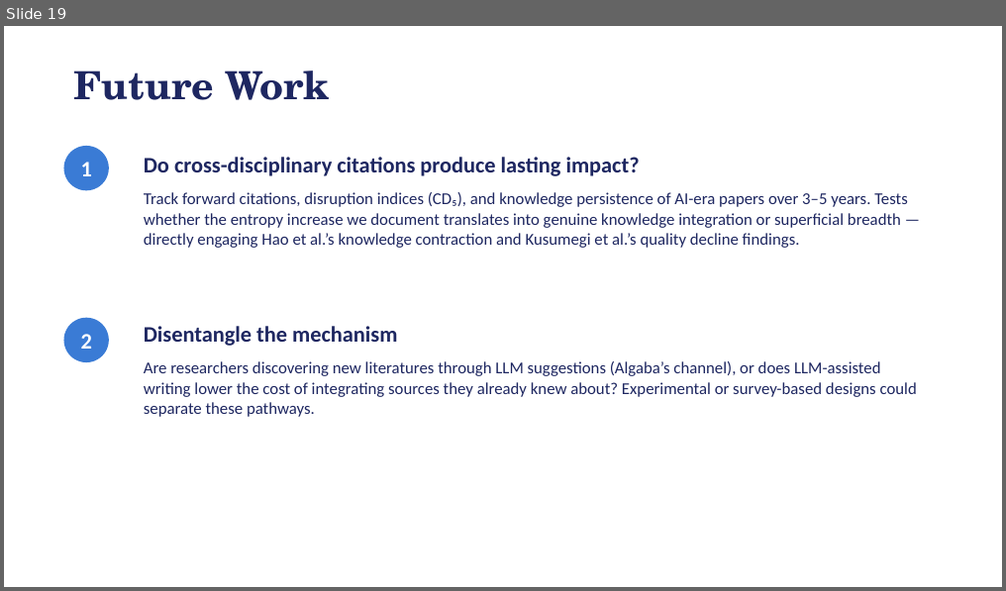
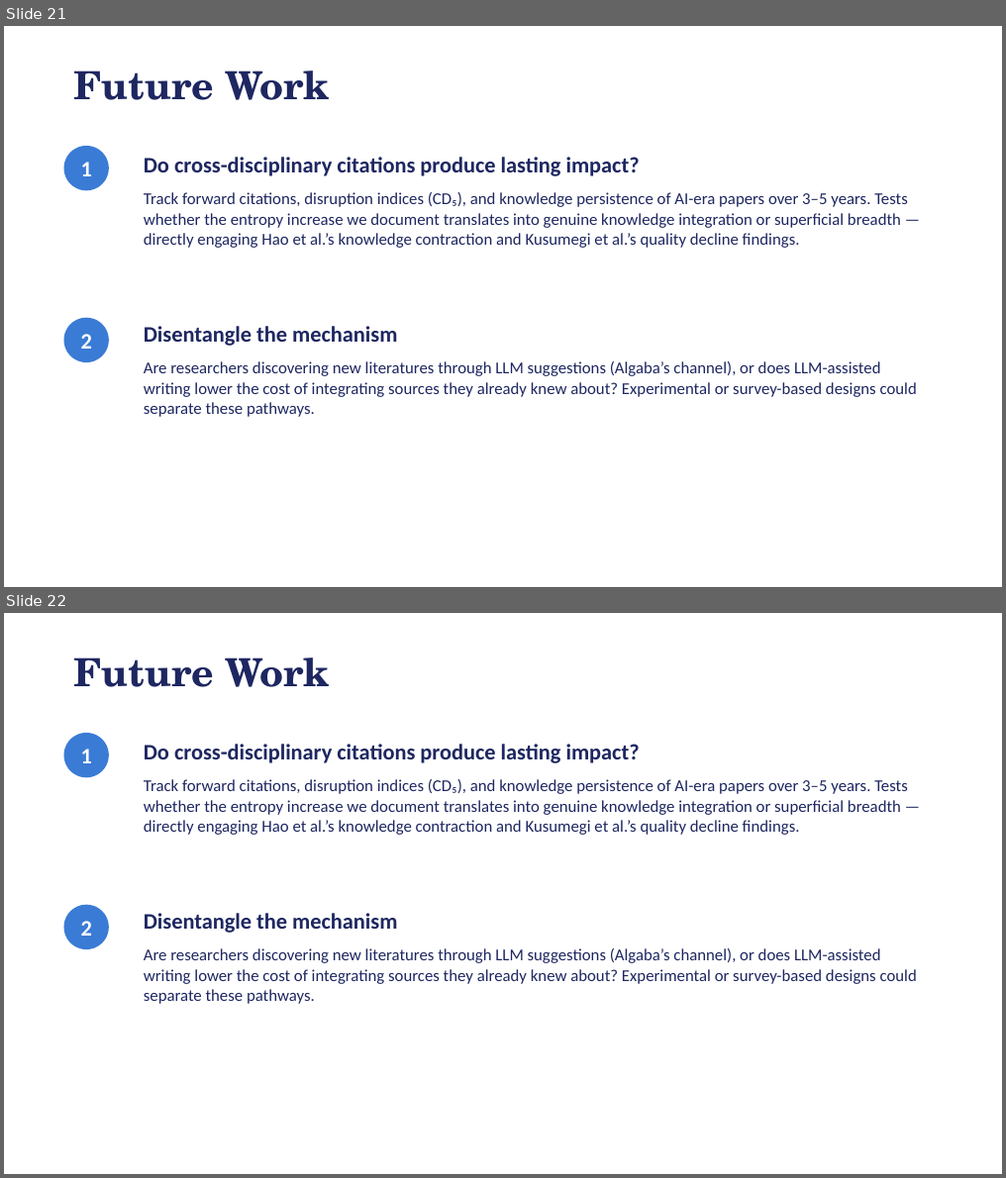
Before and after one commit to bheim/aig_final_project, a slide deck: presentation.pptx. Shown one above the other, each under a label of ours: slide 19 before the commit, slides 21 and 22 after it. The pictures are 1006x591 and 1006x1178 pixels, drawn with LibreOffice and Linux fonts; fonts in the diff are those of the drawing. Boxes give left, top, right and bottom in pixels: in the first picture for what was removed or moved away, otherwise in the second. Text is boxed around its words. In the diff, an @@ line names an element or a change of style, - is before the commit and + after.

```diff
--- a/presentation.pptx
+++ b/presentation.pptx
@@ slide 22 added at [4, 613, 1002, 1174], background #FFFFFF @@
@@ text added at [73, 658, 329, 687], 28 pt, text #1E2761, bold @@
+Future Work
@@ ellipse added at [63, 733, 109, 777], fill #3A7BD5, 16 pt, text #FFFFFF, bold @@
+1
@@ text added at [144, 744, 640, 763], 16 pt, text #1E2761, bold @@
+Do cross-disciplinary citations produce lasting impact?
@@ text added at [144, 779, 908, 835], 12 pt, text #1E2761 @@
+Track forward citations, disruption indices (CD₅), and knowledge persistence of AI-era papers over 3–5 years. Tests whether the entropy increase we document translates into genuine knowledge integration or superficial breadth — directly engaging Hao et al.’s knowledge contraction and Kusumegi et al.’s quality decline findings.
@@ ellipse added at [63, 904, 109, 950], fill #3A7BD5, 16 pt, text #FFFFFF, bold @@
+2
@@ text added at [144, 913, 397, 933], 16 pt, text #1E2761, bold @@
+Disentangle the mechanism
@@ text added at [144, 949, 917, 1004], 12 pt, text #1E2761 @@
+Are researchers discovering new literatures through LLM suggestions (Algaba’s channel), or does LLM-assisted writing lower the cost of integrating sources they already knew about? Experimental or survey-based designs could separate these pathways.
@@ what was slide 19 is now slide 21 @@
```
Also in this commit, not shown: 4 slides changed, 2 other slides added.
